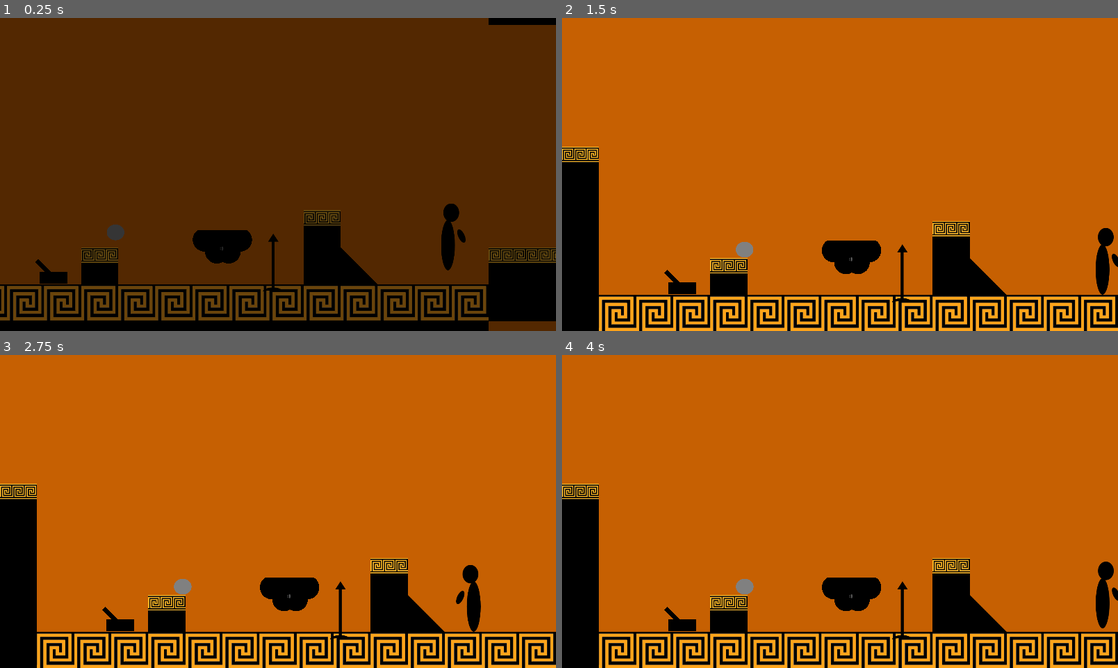
Above: before the commit, frames 1-4 (two rows, left to right).
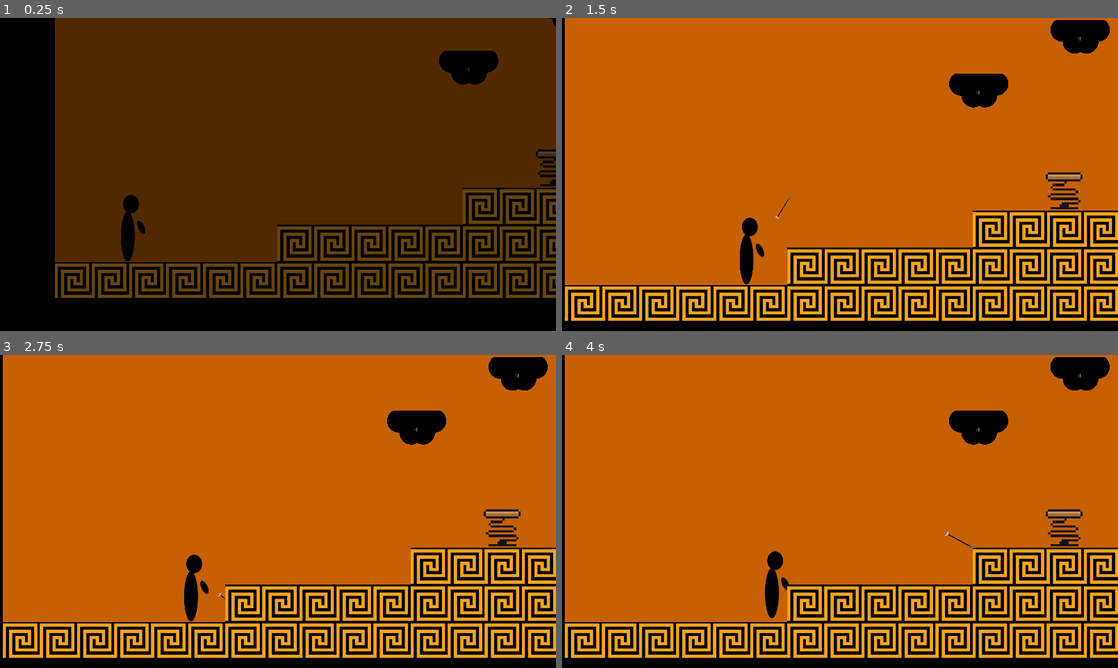
Above: after the commit, the same moments.

Repository: franmatijevic/GreekPlatformer
Game: Godot game, scene res://src/levels/test_level1.tscn
The game is run twice, just before and just after one commit, with the same random seed, the same clock (stepped at 60 frames per second) and the same inputs. Before the commit the project starts from res://src/levels/test_level.tscn. The engine's default icon, where the game draws it, is replaced by a stand-in: a white triangle on a blue panel in a dark square.
Inputs:
- Up to frame 1 (0.25 s): no input
- Up to frame 2 (1.5 s): hold D (right) from 0.53 s (still down); tap Space (pickThrow) at 0.6 s; tap W (up) at 0.77 s; tap F (shoot) at 1.35 s
- Up to frame 3 (2.75 s): tap W (up) at 1.52 s; release D (right) at 2.03 s; hold A (left) from 2.03 s (still down); tap Space (pickThrow) at 2.1 s
- Up to frame 4 (4 s): release A (left) at 2.78 s; hold D (right) from 2.78 s (still down); tap F (shoot) at 2.85 s; tap W (up) at 3.02, 3.77 s; tap Space (pickThrow) at 3.6 s

The runs differ from the first frame. In frame 1, 30% of the frame differs, in the area x 0-100%, y 0-100%; in frame 2, 27%; in frame 3, 28%; in frame 4, 28%.

Commit message:
Bug fixes (bird platform)
-popravljena brzina kad se stoji na ptici

Diff:
--- a/greekplatformer/project.godot
+++ b/greekplatformer/project.godot
@@ -11,7 +11,7 @@
 [application]
 
 config/name="GreekPlatformer"
-run/main_scene="res://src/levels/test_level.tscn"
+run/main_scene="res://src/levels/test_level1.tscn"
 config/features=PackedStringArray("4.3", "Forward Plus")
 run/max_fps=60
 config/icon="res://icon.svg"
--- a/greekplatformer/src/player/character.gd
+++ b/greekplatformer/src/player/character.gd
@@ -15,6 +15,8 @@
 
 @export var Max_falling_speed:float=2300
 
+var currentPlatform: Node2D = null
+
 var jumped: bool = false
 var direction # only horizontal
 
@@ -25,6 +27,14 @@
 			if(velocity.y>Max_falling_speed):
 				velocity.y=Max_falling_speed
 		else:
+			if get_last_slide_collision():
+				var collider = get_last_slide_collision().get_collider()
+				if collider is Bird:
+					currentPlatform = collider
+					velocity = collider.velocity
+					collider.shape_owner_set_one_way_collision(0, false)
+				else:
+					currentPlatform = null
 			velocity.y += gravity * delta
 
 	if direction:
@@ -33,3 +43,8 @@
 		velocity.x = move_toward(velocity.x, 0, DEACCELERATION * delta)
 
 	move_and_slide()
+
+func _on_detect_floor_body_exited(body: Node2D) -> void:
+	if currentPlatform == body:
+		currentPlatform.shape_owner_set_one_way_collision(0, true)
+		currentPlatform = null
